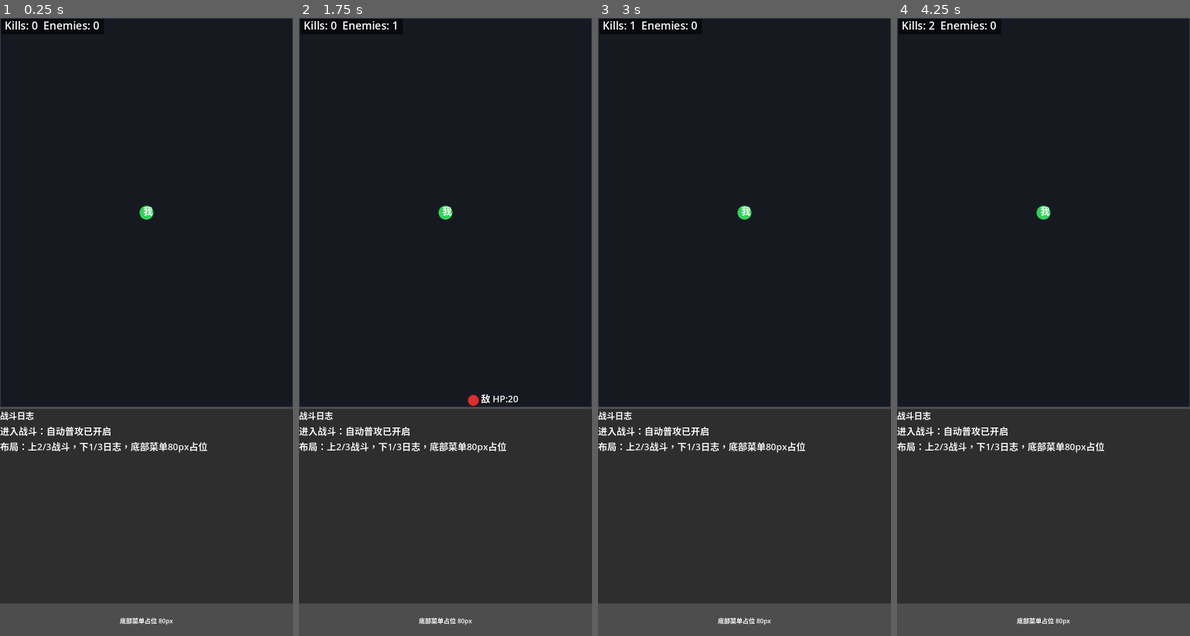
Above: before the commit, frames 1-4 (left to right).
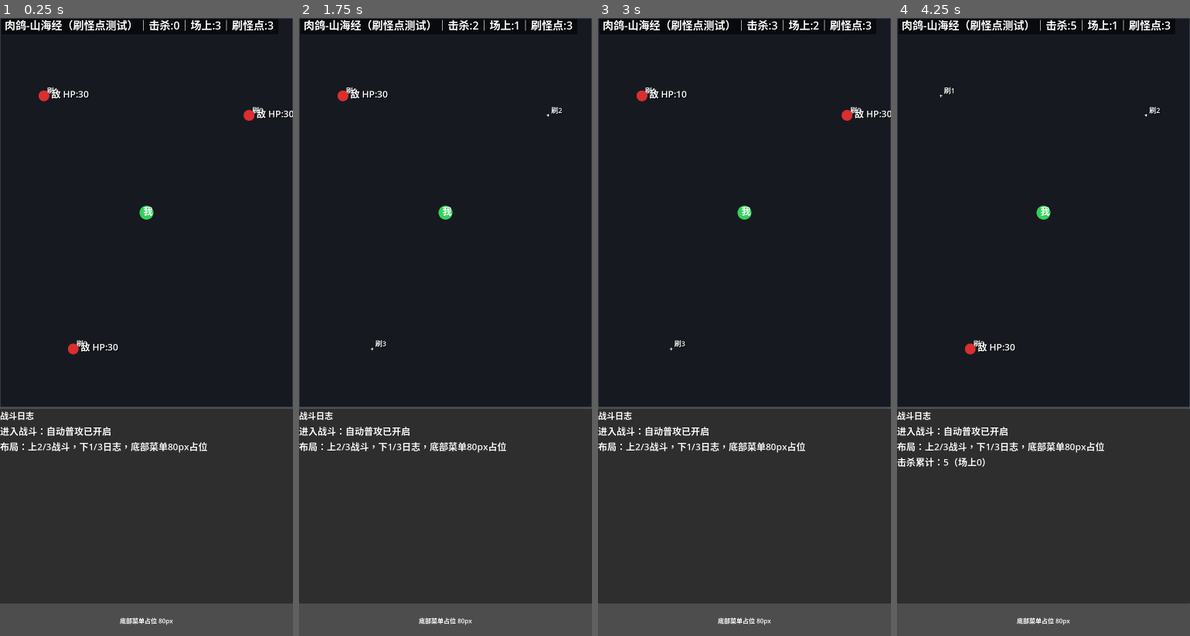
Above: after the commit, the same moments.

Repository: eat-chestnut/shanhaiidle
Game: Godot game, scene res://ui/pages/PageBattle.tscn
Same seed, same stepped clock (60 frames per second), same inputs: the game is played once before the commit and once after it.
Inputs:
- Up to frame 1 (0.25 s): no input
- Up to frame 2 (1.75 s): tap Enter at 0.5 s
- Up to frame 3 (3 s): tap Space at 2.75 s
- Up to frame 4 (4.25 s): no input

The runs differ from the first frame. In frame 1, 1.4% of the frame differs, in the area x 1-100%, y 0-55%; in frame 2, 1.3%; in frame 3, 1.3%; in frame 4, 1.4%.

Commit message:
Prompt 1.11：BattleCanvas 改为“刷怪点管理器”（去掉全局刷怪节奏）
目标：BattleCanvas 不再按全局 interval 刷怪，而是按刷怪点定时刷新。

请在 res://ui/pages/BattleCanvas.gd 实现以下结构（不要求你重写所有，只要按要求改）：

1) 读取配置：
- 从 ConfigService.get_cfg()["battle"] 读 stage_name / monsters / spawn_points

2) 初始化刷怪点：
- 在 _recalc_arena() 或 _ready() 里，将每个 spawn_point 的 x_ratio/y_ratio 转换为实际坐标：
  pos = arena_rect.position + Vector2(arena_rect.size.x*x_ratio, arena_rect.size.y*y_ratio)
- 保存到 spawn_runtime 数组/字典：
  spawn_id -> {pos, respawn_s, max_alive, monster_id, alive_count, next_spawn_time}

3) 刷怪逻辑（_process(delta)）：
- 使用一个 battle_time（累计秒）
- 对每个刷怪点：
  - 如果 alive_count < max_alive 且 battle_time >= next_spawn_time：
    - 生成 1 只怪（绑定 spawn_id）
    - alive_count += 1
    - next_spawn_time = battle_time + respawn_s
- 注意：不要出现全局 max_enemies 或 enemies.size 限制

4) 击杀逻辑：
- 敌人 hp<=0 移除时：
  - 找到它的 spawn_id
  - 对应刷怪点 alive_count -= 1（下限 0）
  - 写日志（节奏化）：每 5 杀输出一次 “击杀累计：X（场上Y）”

5) 画面表现：
- 在战斗区画出刷怪点（用小白点或十字）+ 文本 “刷1/刷2/刷3”
- 敌人仍然红圈+“敌 HP:xx”
- 玩家绿圈+“我”
- HUD 一行：stage_name｜击杀｜场上｜（可选）刷怪点数量

验收：
- 场上怪物数量由刷怪点产能决定（例如 3+3+4=最多10只同时在场）
- 怪被杀后会在对应点位按 respawn_s 再次刷新
- 不存在随时间加速/加属性逻辑

Diff:
--- a/ui/pages/BattleCanvas.gd
+++ b/ui/pages/BattleCanvas.gd
@@ -3,6 +3,8 @@
 const PLAYER_LABEL_SIZE := 24
 const ENEMY_LABEL_SIZE := 24
 const HUD_LABEL_SIZE := 28
+const SPAWN_LABEL_SIZE := 18
+const DEFAULT_MONSTER_ID := "mob_a"
 
 var player := {
 	"pos": Vector2.ZERO,
@@ -12,29 +14,33 @@
 	"attack_interval": 0.25,
 }
 
+var stage_name: String = "未命名关卡"
+var monsters_cfg: Dictionary = {}
+var spawn_points_cfg: Array[Dictionary] = []
+var spawn_runtime: Dictionary = {}
+var spawn_order: Array[String] = []
+
+var arena_rect: Rect2 = Rect2(Vector2.ZERO, Vector2.ZERO)
+var _last_canvas_size: Vector2 = Vector2.ZERO
+
+var battle_time := 0.0
 var enemies: Array[Dictionary] = []
-var spawn_interval := 1.5
 var kills := 0
 
-var _spawn_timer := 0.0
 var _attack_timer := 0.0
-var _enemy_group_log_cooldown: float = 0.0
-var _logged_enemy_steps: Dictionary = {}
 
 func _ready() -> void:
 	randomize()
-	player["pos"] = size * 0.5
+	_load_battle_cfg()
+	_recalc_arena(true)
+	player["pos"] = arena_rect.position + arena_rect.size * 0.5
 
 func _process(delta: float) -> void:
-	player["pos"] = size * 0.5
-
-	if _enemy_group_log_cooldown > 0.0:
-		_enemy_group_log_cooldown = maxf(0.0, _enemy_group_log_cooldown - delta)
-
-	_spawn_timer += delta
-	while _spawn_timer >= spawn_interval:
-		_spawn_timer -= spawn_interval
-		_try_spawn_enemy()
+	battle_time += delta
+	_recalc_arena()
+	player["pos"] = arena_rect.position + arena_rect.size * 0.5
+
+	_process_spawn_points()
 
 	_attack_timer += delta
 	var attack_interval: float = float(player["attack_interval"])
@@ -42,40 +48,132 @@
 		_attack_timer -= attack_interval
 		_auto_attack()
 
-	_try_log_enemy_group_growth()
 	queue_redraw()
 
-func _try_spawn_enemy() -> void:
-	var radius := 14.0
+func _load_battle_cfg() -> void:
+	var battle_cfg: Dictionary = {}
+	var config_service = get_node_or_null("/root/ConfigService")
+	if config_service != null and config_service.has_method("get_cfg"):
+		var full_cfg = config_service.call("get_cfg")
+		if full_cfg is Dictionary:
+			battle_cfg = full_cfg.get("battle", {})
+	if battle_cfg.is_empty():
+		battle_cfg = _load_battle_cfg_from_file()
+
+	stage_name = str(battle_cfg.get("stage_name", "未命名关卡"))
+	_load_monster_templates(battle_cfg)
+	_load_spawn_points(battle_cfg)
+	_init_spawn_runtime()
+
+func _load_battle_cfg_from_file() -> Dictionary:
+	var path := "res://data/battle_config.json"
+	if not FileAccess.file_exists(path):
+		return {}
+
+	var text := FileAccess.get_file_as_string(path)
+	var parsed = JSON.parse_string(text)
+	if parsed is Dictionary:
+		return parsed.get("battle", {})
+	return {}
+
+func _load_monster_templates(battle_cfg: Dictionary) -> void:
+	monsters_cfg.clear()
+	var monster_list = battle_cfg.get("monsters", [])
+	if monster_list is Array:
+		for monster_any in monster_list:
+			if monster_any is Dictionary:
+				var monster: Dictionary = monster_any
+				var monster_id: String = str(monster.get("id", ""))
+				if not monster_id.is_empty():
+					monsters_cfg[monster_id] = monster.duplicate(true)
+
+func _load_spawn_points(battle_cfg: Dictionary) -> void:
+	spawn_points_cfg.clear()
+	var spawn_points = battle_cfg.get("spawn_points", [])
+	if spawn_points is Array:
+		for spawn_any in spawn_points:
+			if spawn_any is Dictionary:
+				var spawn_point: Dictionary = spawn_any
+				spawn_points_cfg.append(spawn_point.duplicate(true))
+
+func _init_spawn_runtime() -> void:
+	spawn_runtime.clear()
+	spawn_order.clear()
+
+	for i in spawn_points_cfg.size():
+		var spawn_point: Dictionary = spawn_points_cfg[i]
+		var spawn_id: String = str(spawn_point.get("id", "sp_%d" % [i + 1]))
+		if spawn_id.is_empty():
+			spawn_id = "sp_%d" % [i + 1]
+		while spawn_runtime.has(spawn_id):
+			spawn_id += "_dup"
+
+		var runtime := {
+			"id": spawn_id,
+			"x_ratio": clampf(float(spawn_point.get("x_ratio", 0.5)), 0.0, 1.0),
+			"y_ratio": clampf(float(spawn_point.get("y_ratio", 0.5)), 0.0, 1.0),
+			"respawn_s": maxf(0.05, float(spawn_point.get("respawn_s", 1.5))),
+			"max_alive": maxi(0, int(spawn_point.get("max_alive", 1))),
+			"monster_id": str(spawn_point.get("monster_id", DEFAULT_MONSTER_ID)),
+			"alive_count": 0,
+			"next_spawn_time": 0.0,
+			"pos": Vector2.ZERO,
+		}
+		spawn_runtime[spawn_id] = runtime
+		spawn_order.append(spawn_id)
+
+	_update_spawn_positions()
+
+func _recalc_arena(force: bool = false) -> void:
+	if not force and _last_canvas_size.is_equal_approx(size):
+		return
+	_last_canvas_size = size
+	arena_rect = Rect2(Vector2.ZERO, size)
+	_update_spawn_positions()
+
+func _update_spawn_positions() -> void:
+	for spawn_id in spawn_order:
+		if not spawn_runtime.has(spawn_id):
+			continue
+		var runtime: Dictionary = spawn_runtime[spawn_id]
+		var x_ratio: float = clampf(float(runtime.get("x_ratio", 0.5)), 0.0, 1.0)
+		var y_ratio: float = clampf(float(runtime.get("y_ratio", 0.5)), 0.0, 1.0)
+		runtime["pos"] = arena_rect.position + Vector2(arena_rect.size.x * x_ratio, arena_rect.size.y * y_ratio)
+		spawn_runtime[spawn_id] = runtime
+
+func _process_spawn_points() -> void:
+	for spawn_id in spawn_order:
+		if not spawn_runtime.has(spawn_id):
+			continue
+		var runtime: Dictionary = spawn_runtime[spawn_id]
+		var alive_count: int = int(runtime.get("alive_count", 0))
+		var max_alive: int = maxi(0, int(runtime.get("max_alive", 0)))
+		var next_spawn_time: float = float(runtime.get("next_spawn_time", 0.0))
+		var respawn_s: float = maxf(0.05, float(runtime.get("respawn_s", 1.5)))
+
+		if alive_count < max_alive and battle_time >= next_spawn_time:
+			_spawn_enemy_from_point(spawn_id, runtime)
+			alive_count += 1
+			runtime["alive_count"] = alive_count
+			runtime["next_spawn_time"] = battle_time + respawn_s
+			spawn_runtime[spawn_id] = runtime
+
+func _spawn_enemy_from_point(spawn_id: String, runtime: Dictionary) -> void:
+	var monster_id: String = str(runtime.get("monster_id", DEFAULT_MONSTER_ID))
+	var template: Dictionary = {}
+	var template_any = monsters_cfg.get(monster_id, {})
+	if template_any is Dictionary:
+		template = template_any
+
 	var enemy := {
-		"pos": _random_border_position(radius),
-		"radius": radius,
-		"hp": 30,
-		"def": 2,
+		"spawn_id": spawn_id,
+		"monster_id": monster_id,
+		"pos": runtime.get("pos", Vector2.ZERO),
+		"radius": float(template.get("radius", 14)),
+		"hp": int(template.get("hp", 30)),
+		"def": int(template.get("def", 2)),
 	}
 	enemies.append(enemy)
-
-func _random_border_position(radius: float) -> Vector2:
-	var padding := radius + 4.0
-	var x_min: float = padding
-	var x_max: float = size.x - padding
-	var y_min: float = padding
-	var y_max: float = size.y - padding
-	if x_max < x_min:
-		x_max = x_min
-	if y_max < y_min:
-		y_max = y_min
-
-	var side := int(randi() % 4)
-	match side:
-		0:
-			return Vector2(randf_range(x_min, x_max), y_min)
-		1:
-			return Vector2(x_max, randf_range(y_min, y_max))
-		2:
-			return Vector2(randf_range(x_min, x_max), y_max)
-		_:
-			return Vector2(x_min, randf_range(y_min, y_max))
 
 func _auto_attack() -> void:
 	if enemies.is_empty():
@@ -92,27 +190,27 @@
 	enemy["hp"] = int(enemy["hp"]) - damage
 
 	if int(enemy["hp"]) <= 0:
+		var spawn_id: String = str(enemy.get("spawn_id", ""))
 		enemies.remove_at(target_index)
+		_decrease_spawn_alive(spawn_id)
 		kills += 1
 		if kills % 5 == 0:
 			EventBus.add_log("击杀累计：%d（场上%d）" % [kills, enemies.size()])
 	else:
 		enemies[target_index] = enemy
 
-func _try_log_enemy_group_growth() -> void:
-	if _enemy_group_log_cooldown > 0.0:
+func _decrease_spawn_alive(spawn_id: String) -> void:
+	if spawn_id.is_empty() or not spawn_runtime.has(spawn_id):
 		return
-
-	var enemy_count := enemies.size()
-	var step: int = enemy_count - (enemy_count % 10)
-	if step < 10:
-		return
-	if _logged_enemy_steps.has(step):
-		return
-
-	_logged_enemy_steps[step] = true
-	_enemy_group_log_cooldown = 1.0
-	EventBus.add_log("敌群增多：场上%d" % enemy_count)
+	var runtime: Dictionary = spawn_runtime[spawn_id]
+	var alive_count: int = maxi(0, int(runtime.get("alive_count", 0)) - 1)
+	var respawn_s: float = maxf(0.05, float(runtime.get("respawn_s", 1.5)))
+	var gate_time: float = battle_time + respawn_s
+	var next_spawn_time: float = float(runtime.get("next_spawn_time", 0.0))
+	runtime["alive_count"] = alive_count
+	if next_spawn_time < gate_time:
+		runtime["next_spawn_time"] = gate_time
+	spawn_runtime[spawn_id] = runtime
 
 func _find_nearest_enemy_index() -> int:
 	var player_pos: Vector2 = player["pos"]
@@ -129,34 +227,33 @@
 	return best_index
 
 func _draw() -> void:
-	var battle_rect := Rect2(Vector2.ZERO, size)
-	draw_rect(battle_rect, Color(0.09, 0.10, 0.13))
-	draw_rect(battle_rect, Color(0.32, 0.36, 0.42), false, 2.0)
+	draw_rect(arena_rect, Color(0.09, 0.10, 0.13))
+	draw_rect(arena_rect, Color(0.32, 0.36, 0.42), false, 2.0)
+
+	_draw_spawn_points()
 
 	var player_pos: Vector2 = player["pos"]
 	var player_radius: float = player["radius"]
 	draw_circle(player_pos, player_radius, Color(0.20, 0.82, 0.35))
 	_draw_label(player_pos + Vector2(-8, 5), "我", Color.WHITE, PLAYER_LABEL_SIZE)
 
-	var label_enemy_indices := _get_nearest_enemy_index_set(15)
-	for i in enemies.size():
-		var enemy: Dictionary = enemies[i]
-		var enemy_pos: Vector2 = enemy["pos"]
-		var enemy_radius: float = enemy["radius"]
-		var hp: int = enemy["hp"]
+	for enemy in enemies:
+		var enemy_dict: Dictionary = enemy
+		var enemy_pos: Vector2 = enemy_dict["pos"]
+		var enemy_radius: float = enemy_dict["radius"]
+		var hp: int = enemy_dict["hp"]
 		draw_circle(enemy_pos, enemy_radius, Color(0.86, 0.18, 0.18))
-		if label_enemy_indices.has(i):
-			_draw_label(
-				enemy_pos + Vector2(enemy_radius + 6.0, 5.0),
-				"敌 HP:%d" % hp,
-				Color.WHITE,
-				ENEMY_LABEL_SIZE,
-				true
-			)
-
-	var hud_text := "Kills: %d  Enemies: %d" % [kills, enemies.size()]
+		_draw_label(
+			enemy_pos + Vector2(enemy_radius + 6.0, 5.0),
+			"敌 HP:%d" % hp,
+			Color.WHITE,
+			ENEMY_LABEL_SIZE,
+			true
+		)
+
+	var hud_text := "%s｜击杀:%d｜场上:%d｜刷怪点:%d" % [stage_name, kills, enemies.size(), spawn_order.size()]
 	var hud_pos := Vector2(12, 30)
-	var hud_bg_width: float = _measure_text_width(hud_text, HUD_LABEL_SIZE) + 20.0
+	var hud_bg_width: float = minf(size.x - 16.0, _measure_text_width(hud_text, HUD_LABEL_SIZE) + 20.0)
 	var hud_bg_rect := Rect2(hud_pos + Vector2(-8, -28), Vector2(hud_bg_width, 40))
 	draw_rect(hud_bg_rect, Color(0, 0, 0, 0.6), true)
 
@@ -168,28 +265,23 @@
 		true
 	)
 
-func _get_nearest_enemy_index_set(limit: int) -> Dictionary:
-	var label_indices := {}
-	if limit <= 0 or enemies.is_empty():
-		return label_indices
-
-	var player_pos: Vector2 = player["pos"]
-	var distance_pairs: Array[Dictionary] = []
-	for i in enemies.size():
-		var enemy_pos: Vector2 = enemies[i]["pos"]
-		distance_pairs.append({
-			"idx": i,
-			"dist": player_pos.distance_squared_to(enemy_pos),
-		})
-
-	distance_pairs.sort_custom(func(a: Dictionary, b: Dictionary) -> bool:
-		return float(a["dist"]) < float(b["dist"])
-	)
-
-	var label_count := mini(limit, distance_pairs.size())
-	for i in label_count:
-		label_indices[int(distance_pairs[i]["idx"])] = true
-	return label_indices
+func _draw_spawn_points() -> void:
+	for i in spawn_order.size():
+		var spawn_id: String = spawn_order[i]
+		if not spawn_runtime.has(spawn_id):
+			continue
+		var runtime: Dictionary = spawn_runtime[spawn_id]
+		var pos: Vector2 = runtime.get("pos", Vector2.ZERO)
+		draw_line(pos + Vector2(-4, 0), pos + Vector2(4, 0), Color.WHITE, 1.0)
+		draw_line(pos + Vector2(0, -4), pos + Vector2(0, 4), Color.WHITE, 1.0)
+		draw_circle(pos, 2.0, Color.WHITE)
+		_draw_label(
+			pos + Vector2(8, -6),
+			"刷%d" % [i + 1],
+			Color(1.0, 1.0, 1.0, 0.95),
+			SPAWN_LABEL_SIZE,
+			true
+		)
 
 func _draw_label(
 	pos: Vector2,
